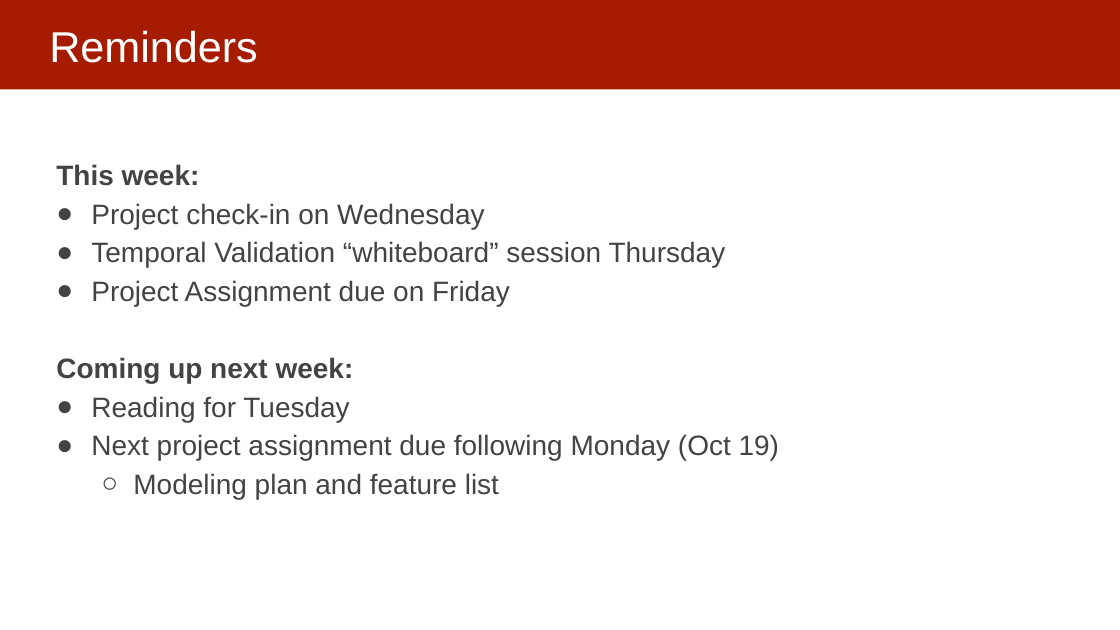
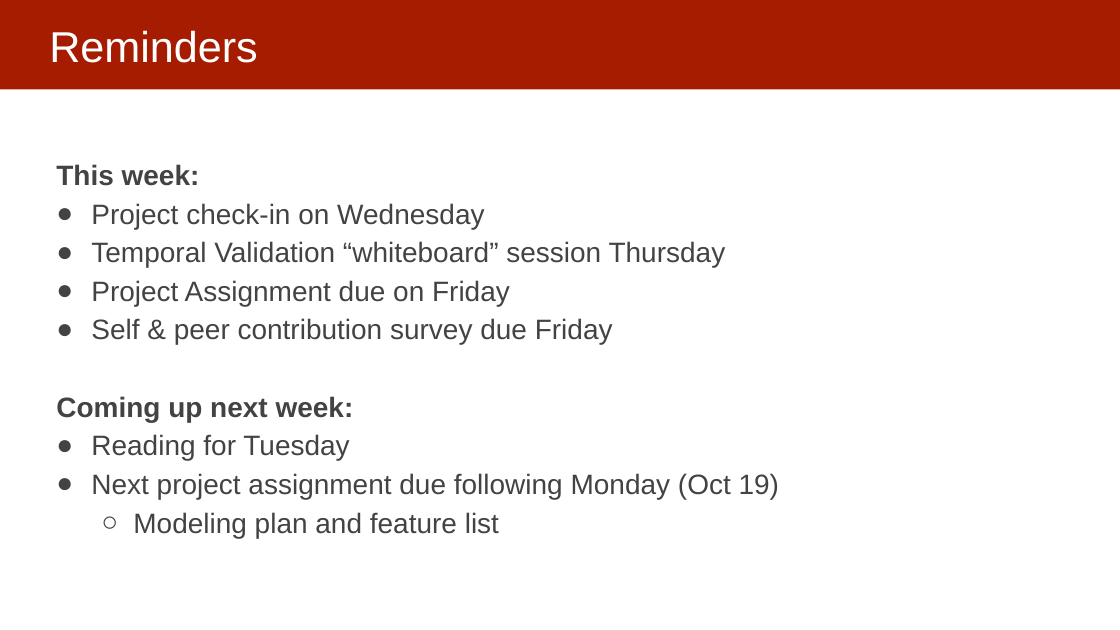
Before and after one commit to dssg/mlforpublicpolicylab, a slide deck: slide 25 of 06 - Performance and Evaluation Pt 1/Model Selection and Validation - Part I.pptx. Drawn at 1120x630 pixels with LibreOffice and Linux fonts; fonts in the diff are those of the drawing. Boxes give left, top, right and bottom in pixels: in the first picture for what was removed or moved away, otherwise in the second. Text is boxed around its words. In the diff, an @@ line names an element or a change of style, - is before the commit and + after.

Commit message:
reminders slide

```diff
--- a/06 - Performance and Evaluation Pt 1/Model Selection and Validation - Part I.pptx
+++ b/06 - Performance and Evaluation Pt 1/Model Selection and Validation - Part I.pptx
@@ text at (x1=91, y1=318, x2=613, y2=345): paragraph added @@
+● Self & peer contribution survey due Friday
```
Also in this commit, not shown: 1 other slide changed.
